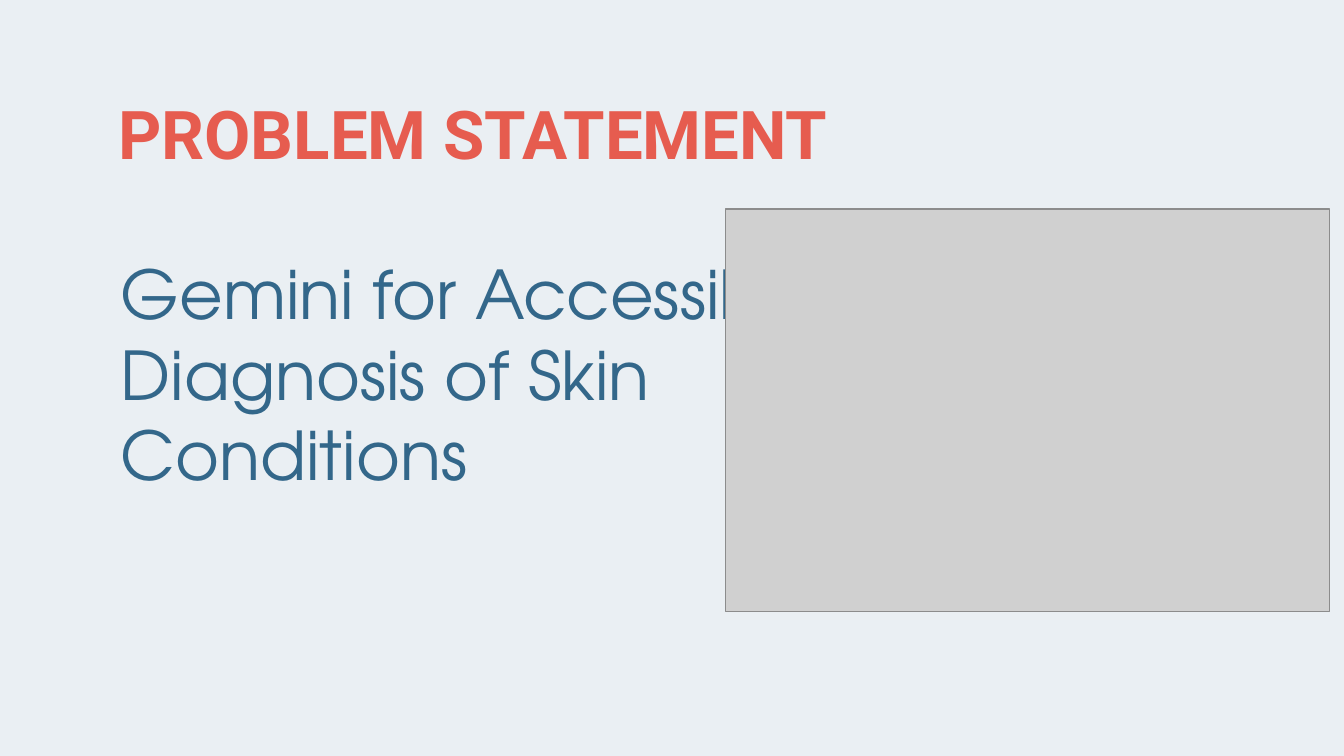
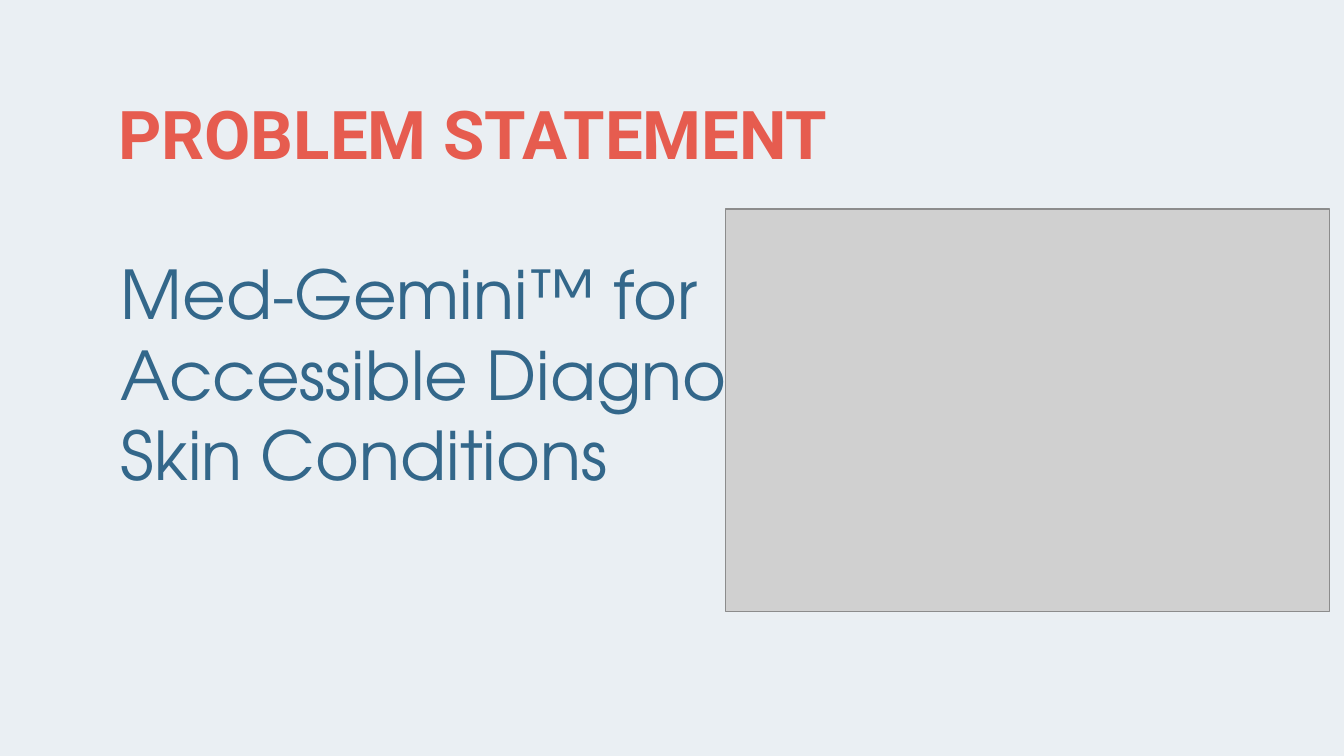
Before and after one commit to adikul358/acta_virinchi_ra2311050010043, a slide deck: slide 3 of Review 1.pptx. Drawn at 1344x756 pixels with LibreOffice and Linux fonts; fonts in the diff are those of the drawing; grey boxes stand for pictures. Boxes give left, top, right and bottom in pixels: in the first picture for what was removed or moved away, otherwise in the second. Text is boxed around its words. In the diff, an @@ line names an element or a change of style, - is before the commit and + after.

```diff
--- a/Review 1.pptx
+++ b/Review 1.pptx
@@ subtitle at (121, 268, 792, 481): text changed @@
-Gemini for Accessible Diagnosis of Skin Conditions
+Med-Gemini™ for Accessible Diagnosis of Skin Conditions
```
Also in this commit, not shown: 8 other files.
